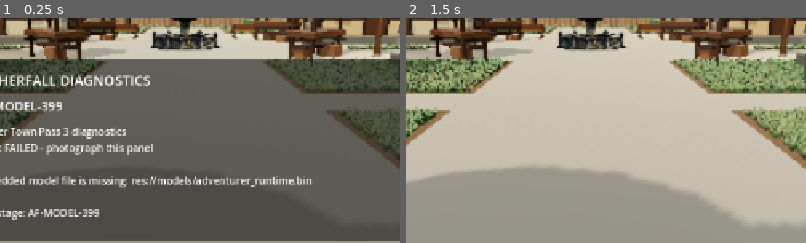
Above: before the commit, frames 1-2 (left to right).
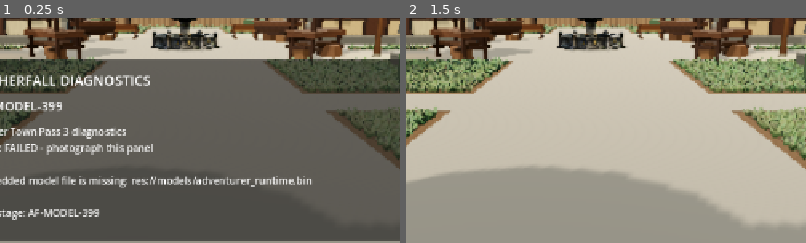
Above: after the commit, the same moments.

Repository: demetrecerrone-star/Aetherfall
Game: Godot game, scene res://starter_town.tscn
The game is run twice, just before and just after one commit, with the same random seed, the same clock (stepped at 60 frames per second) and the same inputs.
Inputs:
- Up to frame 1 (0.25 s): no input
- Up to frame 2 (1.5 s): click "ERROR AF-MODEL-399" at 0.5 s; click "POSE: RELAX" at 1.25 s
The pictures show only the part of the screen within x 27-77%, y 21-71%; the shares and areas given below are measured in that part.

The runs differ from the first frame. In frame 1, 0.9% of the frame differs, in the area x 5-87%, y 3-16%; in frame 2, 0.9%.

Commit message:
fix(market): lower existing stall counters and merchandise by one foot

Diff:
--- a/cleanroom/starter_town.gd
+++ b/cleanroom/starter_town.gd
@@ -1192,10 +1192,10 @@
     stall.set_meta("support_post_positions", post_positions)
     stall.set_meta("facing_degrees", yaw)
     _add_camera_obstacle(position + Vector3(0, 1.0, 0), Vector3(2.75, 2.0, 2.75))
-    # Pass 4.2e: visually integrate the selling surface into the actual
+    # Pass 4.2f: lower the complete selling assembly by one physical foot.
     # Quaternius frame. In phone feedback the earlier counter was a large
     # 30cm-deep vertical box hanging over the plaza-facing posts. Keep the
-    # native lower storage shelf, and inset ONE slim, waist-height desktop
+    # native lower storage shelf, and inset ONE slim, lower-height desktop
     # beneath the canopy instead of adding another freestanding table.
     var timber := Color("#503828")
     var timber_edge := Color("#392a20")
@@ -1203,24 +1203,24 @@
     # A centered 0.90m-deep counter ends at local z=0.51 (inside the posts).
     _box(stall, "IntegratedMerchantCountertop",
         Vector3(1.94, 0.10, 0.90),
-        Vector3(0.0, 0.970, 0.06), timber, Vector3.ZERO, 0.94)
+        Vector3(0.0, 0.665, 0.06), timber, Vector3.ZERO, 0.94)
     # Use a narrow front apron, NOT a second hanging 30cm-tall display block.
     _box(stall, "IntegratedCounterFrontFascia",
         Vector3(1.94, 0.14, 0.075),
-        Vector3(0.0, 0.860, 0.485), timber_edge)
+        Vector3(0.0, 0.555, 0.485), timber_edge)
     # Long, thin horizontal ledgers reach both front and rear native posts,
     # preventing the desk from appearing suspended between them. No extra
     # floor-standing posts or new collision are created.
     for edge_x in [-0.96, 0.96]:
         _box(stall, "IntegratedPostLedger_Left" if edge_x < 0.0 else "IntegratedPostLedger_Right",
             Vector3(0.14, 0.14, 1.52),
-            Vector3(float(edge_x), 0.835, 0.0), timber_edge)
-    # Merchandise sits directly on the SINGLE integrated desk (top Y=1.02).
+            Vector3(float(edge_x), 0.530, 0.0), timber_edge)
+    # Merchandise remains directly on the SINGLE inset desk (top Y=0.715).
     # Previous crates were 0.35m high and pierced the imported canopy edge,
     # whose lowest timber/awning geometry begins at about 1.284m. Fit shallow
     # display crates instead (<=0.215m), with a visible clearance under the
     # awning. Do not add a raised platform, rack, or second freestanding desk.
-    var desk_surface_y := 1.02
+    var desk_surface_y := 0.715
     var stock_height := 0.215
     var produce_stall := position.x < 0.0
     var first_asset := "FarmCrate_Apple" if produce_stall else "Crate_Wooden"
@@ -1233,8 +1233,8 @@
         Vector3(0.65, desk_surface_y, 0.04), Vector3(0.47, stock_height, 0.43))
     stall.set_meta("market_wares_style", "single_integrated_market_counter")
     stall.set_meta("market_wares_expected", 3)
-    stall.set_meta("market_counter_top_m", 1.02)
-    stall.set_meta("market_wares_shelf_height_m", 1.02)
+    stall.set_meta("market_counter_top_m", 0.715)
+    stall.set_meta("market_wares_shelf_height_m", 0.715)
     stall.set_meta("market_wares_front_z", 0.51)
     stall.set_meta("market_wares_canopy_clearance", true)
     stall.set_meta("native_stall_has_counter", false)
--- a/cleanroom/tests/market_decorations_test.gd
+++ b/cleanroom/tests/market_decorations_test.gd
@@ -47,8 +47,14 @@
         if counter_mesh == null or counter_mesh.size.x < 1.90 or counter_mesh.size.x > 2.00:
             _fail("The desk must span the frame without protruding past its side posts")
             return
-        if absf((counter.position.y + counter_mesh.size.y * 0.5) - 1.02) > 0.012:
-            _fail("Merchandise surface is not one integrated waist-height counter")
+        # User's one-foot lowering request: original desk top was Y=1.020.
+        # Shift the whole selling assembly down 0.305 m to Y=0.715.
+        var measured_desk_y := counter.position.y + counter_mesh.size.y * 0.5
+        if absf(measured_desk_y - 0.715) > 0.008:
+            _fail("The service desk has not been lowered by one foot: " + name)
+            return
+        if absf(fascia.position.y - 0.555) > 0.008:
+            _fail("The selling counter's front apron was not lowered together: " + name)
             return
         # The desktop front must be visibly INSIDE the imported front posts
         # (native post line is approximately +0.79m), not sticking into plaza.
@@ -69,6 +75,15 @@
             if ledger_mesh == null or ledger_mesh.size.z < 1.45:
                 _fail("Structural support no longer reaches native stall posts: " + name)
                 return
+            if absf(ledger.position.y - 0.530) > 0.008:
+                _fail("The support braces must move down with the counter: " + name)
+                return
+        if absf(float(stand.get_meta("market_counter_top_m", -1.0)) - 0.715) > 0.008:
+            _fail("Stall counter height metadata must follow the new lowered desk: " + name)
+            return
+        if absf(float(stand.get_meta("market_wares_shelf_height_m", -1.0)) - 0.715) > 0.008:
+            _fail("Merchandise anchor metadata must match the actual desk: " + name)
+            return
         if not bool(stand.get_meta("market_counter_frame_integrated", false)):
             _fail("Counter is not marked structural; old second-table approach may return")
             return
@@ -157,7 +172,7 @@
     if town.find_children("TownFountain", "Node3D", false, false).size() != 1:
         _fail("Original centered fountain missing")
         return
-    print("AETHERFALL_MARKET_DECOR_OK: 4 inset slim market counters with 12 flush goods, no protruding aprons; fountain, nature and paths retained")
+    print("AETHERFALL_MARKET_DECOR_OK: 4 in-frame merchant counters and all 12 goods lowered one foot to Y=0.715m; fountain, nature, paths intact")
     town.queue_free()
     quit(0)
 
Not shown, changed: docs/ACTIVE_ANDROID_BASELINE.md
